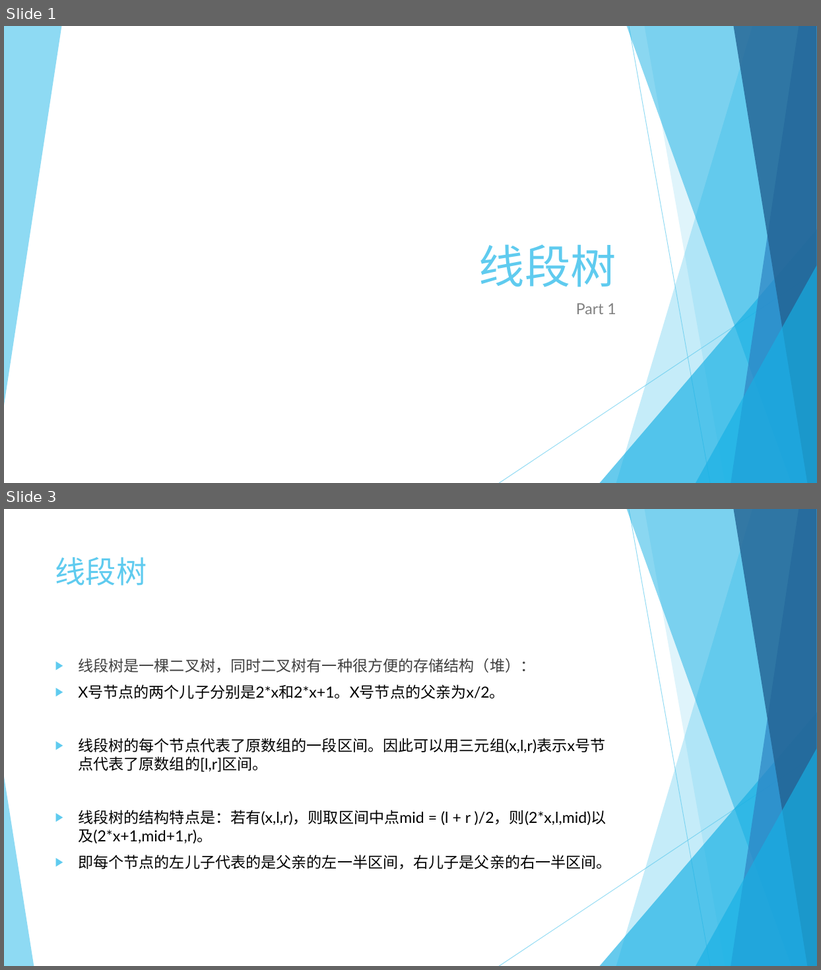
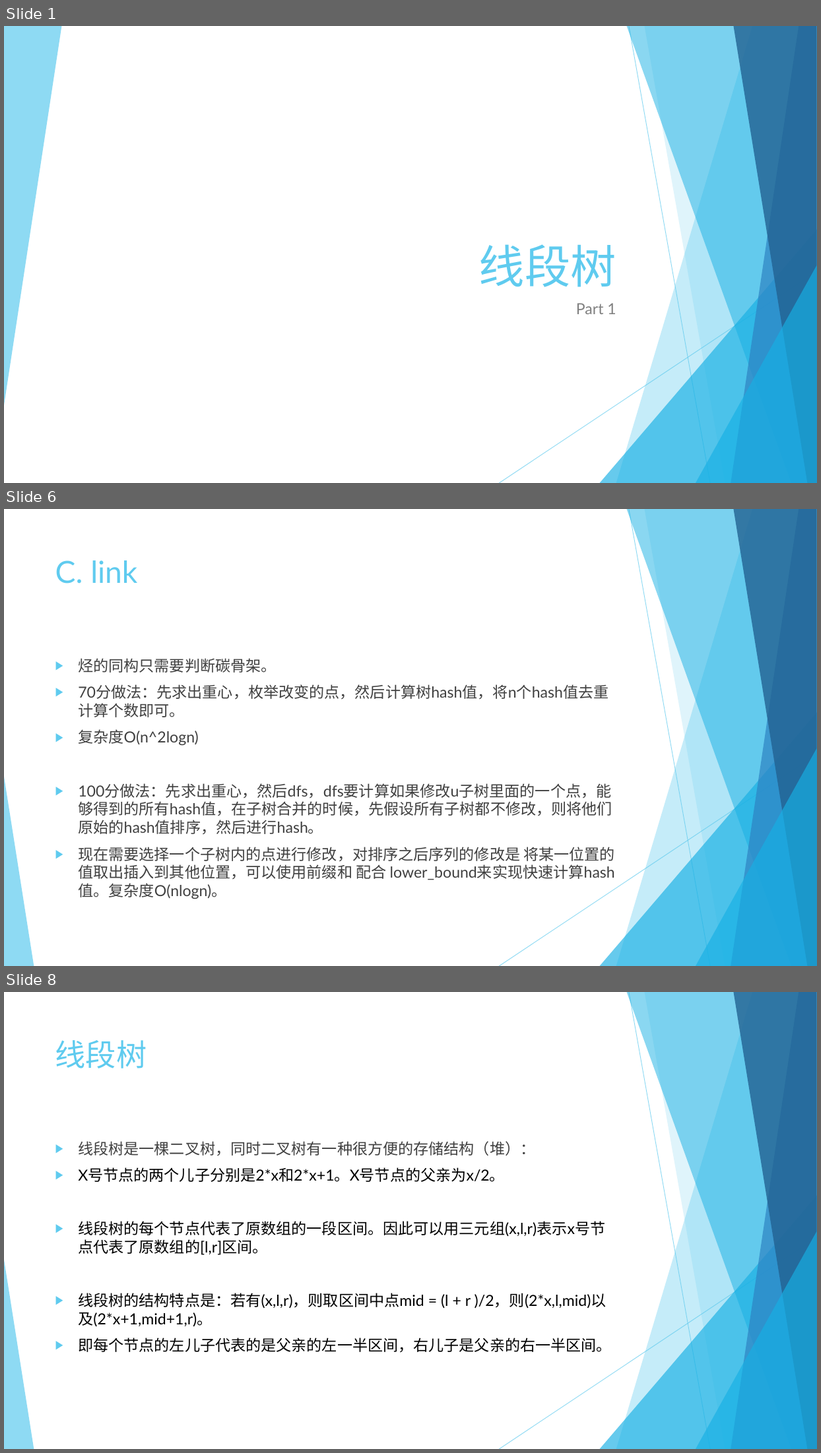
Before and after one commit to NJU-PPT-Maker/OI-PPT, a slide deck: slides/Data Structure/线段树.pptx. Shown one above the other, each under a label of ours: slides 1 and 3 before the commit, slides 1, 6 and 8 after it; the slides between them are not shown. The pictures are 821x970 and 821x1453 pixels, drawn with LibreOffice and Linux fonts; fonts in the diff are those of the drawing. Boxes give left, top, right and bottom in pixels: in the first picture for what was removed or moved away, otherwise in the second. Text is boxed around its words. In the diff, an @@ line names an element or a change of style, - is before the commit and + after.

```diff
--- a/slides/Data Structure/线段树.pptx
+++ b/slides/Data Structure/线段树.pptx
@@ slide 6 added at (x1=4, y1=509, x2=817, y2=966), background #FFFFFF; not listed: 10 template elements that a slide beside it also shows @@
@@ title added at (x1=55, y1=560, x2=137, y2=584), 36 pt, text #5FCBEF @@
+C. link
@@ text added at (x1=78, y1=658, x2=615, y2=899), 18 pt, text #404040 @@
+▶ 烃的同构只需要判断碳骨架。
+▶ 70分做法：先求出重心，枚举改变的点，然后计算树hash值，将n个hash值去重计算个数即可。
+▶ 复杂度O(n^2logn)
+▶ 100分做法：先求出重心，然后dfs，dfs要计算如果修改u子树里面的一个点，能够得到的所有hash值，在子树合并的时候，先假设所有子树都不修改，则将他们原始的hash值排序，然后进行hash。
+▶ 现在需要选择一个子树内的点进行修改，对排序之后序列的修改是 将某一位置的值取出插入到其他位置，可以使用前缀和 配合 lower_bound来实现快速计算hash值。复杂度O(nlogn)。
@@ what was slide 3 is now slide 8 @@
```
Also in this commit, not shown: 3 slides changed, 4 other slides added, 2 other files.
